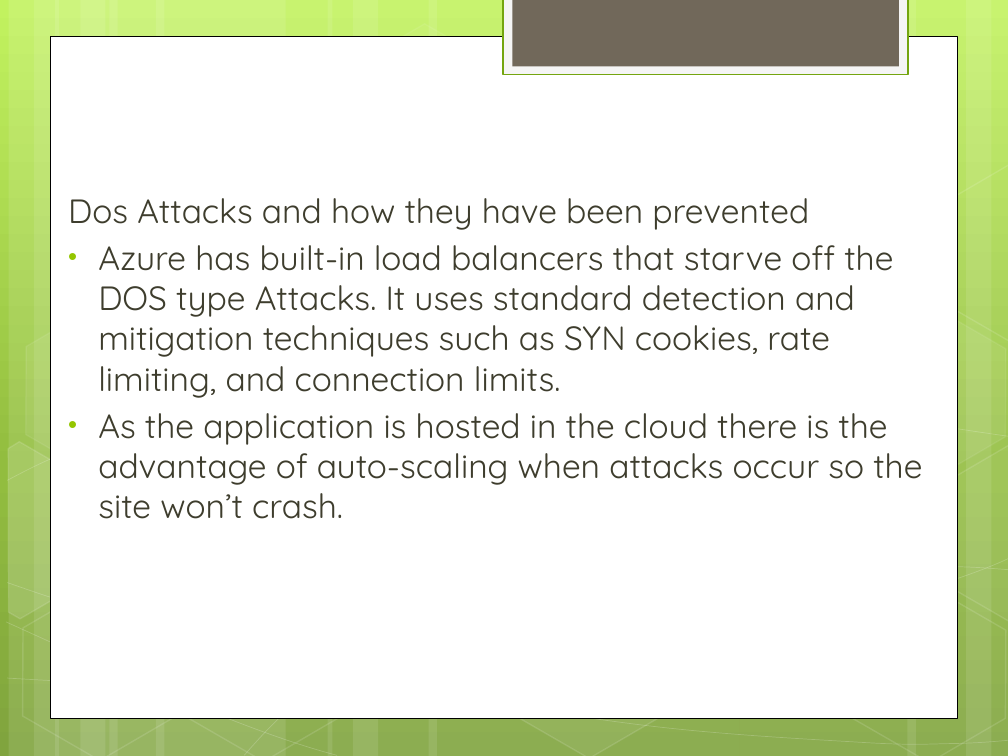
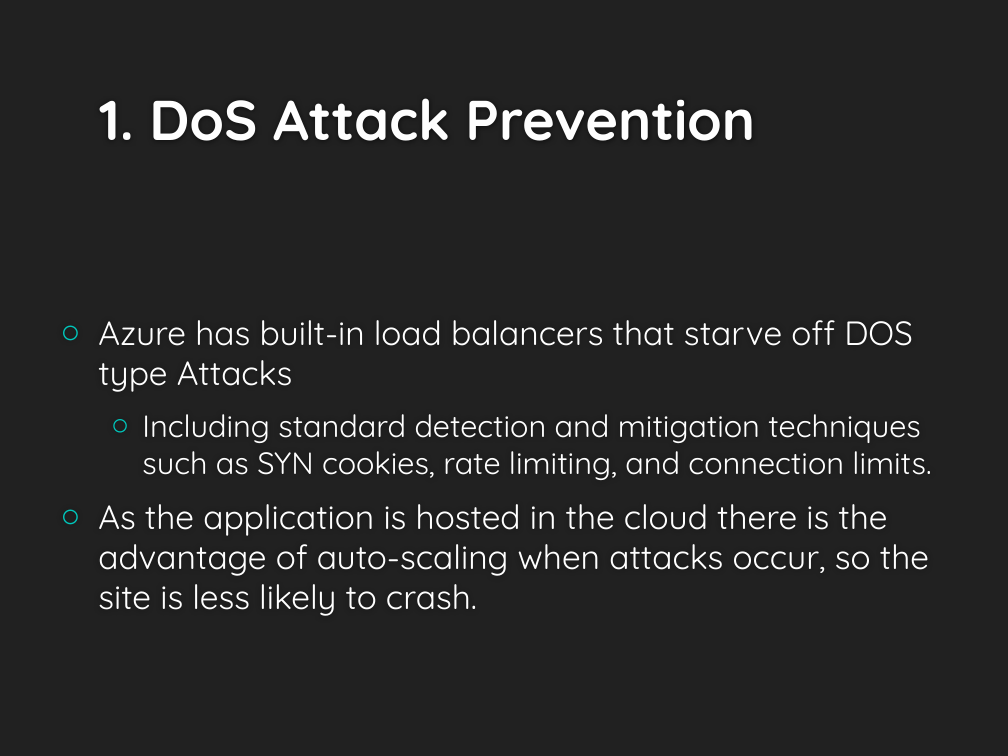
Before and after one commit to lanechr/CaPool, a slide deck: slide 8 of Security.pptx (slide 3 before the commit). Drawn at 1008x756 pixels with LibreOffice and Linux fonts; fonts in the diff are those of the drawing; background and template pictures are left out. Boxes give left, top, right and bottom in pixels: in the first picture for what was removed or moved away, otherwise in the second. Text is boxed around its words. In the diff, an @@ line names an element or a change of style, - is before the commit and + after.

Commit message:
Presentation
Adjusted styling, and added slides to cover each element of task sheet,
and rubric. *Not complete yet

```diff
--- a/Security.pptx
+++ b/Security.pptx
@@ background gradient #C3F35F to #93BF3F to #81A53E to #212121 @@
@@ rectangle removed at box(503, 0, 908, 75) @@
@@ rectangle removed at box(512, 0, 898, 67) @@
@@ rectangle removed at box(50, 36, 958, 718) @@
@@ title added at box(99, 98, 755, 141), 40 pt, text #FEFEFE, bold @@
+1. DoS Attack Prevention
@@ group removed at box(0, 0, 1008, 756): 12 rectangles, 8 freeform shapes, 8 hexagons @@
@@ text "Azure has built-in load balancers ..." at box(98, 320, 931, 616): vertical alignment top to middle @@
@@ text at box(98, 320, 931, 616): text changed; text colour #3E3D2D to #FFFFFF @@
-Dos Attacks and how they have been prevented
-• Azure has built-in load balancers that starve off the DOS type Attacks. It uses standard detection and mitigation techniques such as SYN cookies, rate limiting, and connection limits.
-• As the application is hosted in the cloud there is the advantage of auto-scaling when attacks occur so the site won’t crash.
+○ Azure has built-in load balancers that starve off DOS type Attacks
+  ○ Including standard detection and mitigation techniques such as SYN cookies, rate limiting, and connection limits.
+○ As the application is hosted in the cloud there is the advantage of auto-scaling when attacks occur, so the site is less likely to crash.
```
Also in this commit, not shown: 1 other slide changed, 7 slides added, 1 slide removed.
